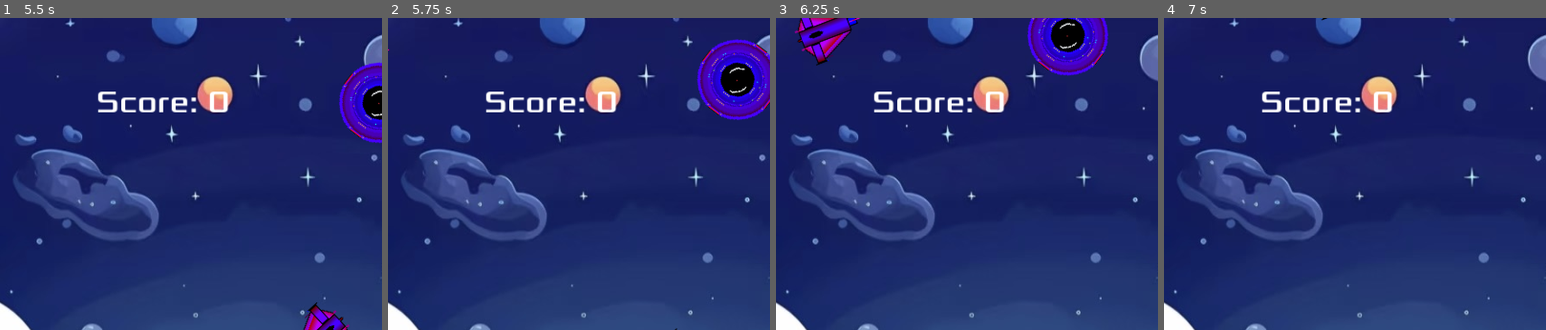
Above: before the commit, frames 1-4 (left to right).
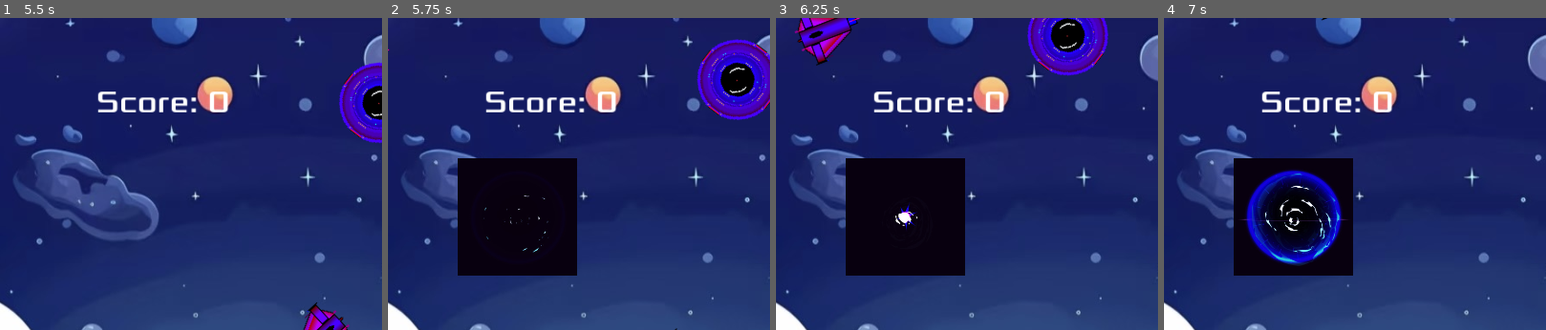
Above: after the commit, the same moments.

Repository: Indronil-Prince/Lightning-Game-Creep
Game: Godot game, scene res://main.tscn
The game is run twice, just before and just after one commit, with the same random seed, the same clock (stepped at 60 frames per second) and the same inputs.
Inputs (mouse positions are % of the whole screen's width and height, from its top left):
- Up to frame 1 (5.5 s): click "Start" at 0.5 s; tap Enter at 1.25 s; move the mouse to (72, 45) at 1.27 s; press the mouse at (72, 45) at 1.28 s; hold D (move_right) 1.28-2.03 s; tap Space at 1.52, 2.27, 3.77, 4.52, 5.27 s; move the mouse to (30, 55) at 2.02 s; release the mouse at (30, 55) at 2.03 s; hold S (move_down) 2.03-2.78 s; click (30, 55) at 2.1 s; move the mouse to (60, 28) at 2.77 s; press the mouse at (60, 28) at 2.78 s; hold D (move_right) 2.78-3.53 s; move the mouse to (45, 70) at 3.52 s; release the mouse at (45, 70) at 3.53 s; hold W (move_up) 3.53-4.28 s; click (45, 70) at 3.6 s; move the mouse to (80, 65) at 4.27 s; press the mouse at (80, 65) at 4.28 s; hold A (move_left) from 4.28 s (still down); move the mouse to (20, 35) at 5.02 s; release the mouse at (20, 35) at 5.03 s; click (20, 35) at 5.1 s
- Up to frame 2 (5.75 s): keep holding A (move_left)
- Up to frame 3 (6.25 s): move the mouse to (55, 50) at 5.77 s; release A (move_left) at 5.78 s; press the mouse at (55, 50) at 5.78 s; hold S (move_down) from 5.78 s (still down)
- Up to frame 4 (7 s): move the mouse to (35, 25) at 6.52 s; release S (move_down) at 6.53 s; release the mouse at (35, 25) at 6.53 s; hold D (move_right) from 6.53 s (still down); click (35, 25) at 6.6 s; tap Space at 6.77 s
The pictures show only the part of the screen within x 44-94%, y 0-50%; the shares and areas given below are measured in that part.

Frame 1 is identical in both runs. In frame 2, 12% of the frame differs, in the area x 18-50%, y 44-83%; in frame 3, 12%; in frame 4, 12%.

Commit message:
Power Up Added

Diff:
--- a/main.gd
+++ b/main.gd
@@ -51,6 +51,8 @@
 	bonus = 0
 	$Player.start($StartPosition.position)
 	$StartTimer.start()
+	$NewLifeTimer.start(5)#$powerup.start_new_life_timer()
+
 	$HUD.update_score(score)
 	$HUD.update_life(life)
 	$HUD.update_bonus(bonus)
@@ -111,3 +113,13 @@
 func _on_StartTimer_timeout():
 	$MobTimer.start()
 	$ScoreTimer.start()
+
+
+
+func _on_new_life_timer_timeout() -> void:
+	print('main: _on_new_life_timer_timeout()')
+	$powerup.show_powerup_life()
+	var offset = 20
+	$powerup.position = Vector2(randi_range(offset, $powerup.screen_size.x-offset), \
+	randi_range(offset, $powerup.screen_size.y-offset))
+	$NewLifeTimer.start(5)
--- a/main.tscn
+++ b/main.tscn
@@ -8,6 +8,7 @@
 [ext_resource type="AudioStream" uid="uid://biyxfeugu523p" path="res://art/Audio/bgm.mp3" id="6_28dak"]
 [ext_resource type="AudioStream" uid="uid://dw26fpygeag8o" path="res://art/gameover.wav" id="6_hp1r0"]
 [ext_resource type="AudioStream" uid="uid://cslhbl8bgs6ba" path="res://art/HitSound.mp3" id="6_r86qf"]
+[ext_resource type="PackedScene" uid="uid://ccmg21ux2f2p6" path="res://powerup.tscn" id="9_sxbnp"]
 
 [sub_resource type="Curve2D" id="1"]
 _data = {
@@ -18,6 +19,7 @@
 [node name="Main" type="Node"]
 script = ExtResource("1_0r6n5")
 mob_scene = ExtResource("2_50pww")
+powerup_scene = ExtResource("9_sxbnp")
 
 [node name="Background" type="TextureRect" parent="."]
 offset_left = -30.0
@@ -64,9 +66,16 @@
 [node name="Mob" parent="." instance=ExtResource("2_50pww")]
 position = Vector2(-47, -1)
 
+[node name="powerup" parent="." instance=ExtResource("9_sxbnp")]
+position = Vector2(536, 230)
+
+[node name="NewLifeTimer" type="Timer" parent="."]
+one_shot = true
+
 [connection signal="hit" from="Player" to="." method="game_over"]
 [connection signal="timeout" from="MobTimer" to="." method="_on_MobTimer_timeout"]
 [connection signal="timeout" from="ScoreTimer" to="." method="_on_ScoreTimer_timeout"]
 [connection signal="timeout" from="StartTimer" to="." method="_on_StartTimer_timeout"]
 [connection signal="start_game" from="HUD" to="." method="new_game"]
 [connection signal="mob_hit" from="Mob" to="." method="_on_mob_hit"]
+[connection signal="timeout" from="NewLifeTimer" to="." method="_on_new_life_timer_timeout"]
--- a/player.gd
+++ b/player.gd
@@ -76,6 +76,12 @@
 	$ShootSound.play()
 
 func _on_body_entered(_body):
+	if _body.name == 'powerup':
+		life += 1
+		_body.hide_n_disable_poewrup_life()
+		return
+
+	print(_body.name)
 	life -= 1
 	if life > 0:
 		modulate = Color.RED
--- /dev/null
+++ b/powerup.gd
@@ -0,0 +1,57 @@
+extends RigidBody2D
+
+var screen_size
+var offset = 20
+var isActive = false
+
+
+func _ready():
+	screen_size = get_viewport_rect().size
+	randomize()
+	#var pos = Vector2(randi_range(offset, screen_size.x-offset), randi_range(offset, screen_size.y-offset))
+	#position = pos
+	hide_n_disable_poewrup_life()
+
+func _llprocess(delta):
+	var velocity = Vector2.ZERO # The player's movement vector.
+	velocity.x += randi_range(-offset, offset)
+	velocity.y += randi_range(-offset, offset)
+	if velocity.length() > 0:
+		velocity = velocity.normalized() * 1000
+	position += velocity * delta
+	position = position.clamp(Vector2.ZERO, screen_size)
+
+
+func show_powerup_life():
+	#if isActive:
+	#	start_new_life_timer()
+	#	return
+	print(name, " old position: ", position)
+	var pos = Vector2(randi_range(offset, screen_size.x-offset), \
+	randi_range(offset, screen_size.y-offset))
+	position = pos #position = pos
+	print("power position random: ", position)
+	show()
+	$CollisionShape2D.disabled = false
+	$Timer.start()
+	isActive = true
+
+func hide_n_disable_poewrup_life():
+	hide() # disappears after being hit.
+	$CollisionShape2D.set_deferred("disabled", true)
+	isActive = false
+	#start_new_life_timer()
+
+func _on_timer_timeout() -> void:
+	hide_n_disable_poewrup_life()
+
+'''
+func _on_body_entered(body: Node2D) -> void:
+	print("Powerup touched by... ", body.name)
+func _on_new_life_timer_timeout() -> void: #add new life
+	show_powerup_life()
+
+func start_new_life_timer(waiting_for_sec = 5):
+	#$NewLifeTimer.start(waiting_for_sec)
+	show_powerup_life()
+'''
--- /dev/null
+++ b/powerup.tscn
@@ -0,0 +1,136 @@
+[gd_scene load_steps=19 format=3 uid="uid://ccmg21ux2f2p6"]
+
+[ext_resource type="Script" path="res://powerup.gd" id="1_4jpof"]
+[ext_resource type="Texture2D" uid="uid://dvtn42cpn35p5" path="res://art/powerup.jpg" id="1_j1evi"]
+
+[sub_resource type="AtlasTexture" id="AtlasTexture_avyry"]
+atlas = ExtResource("1_j1evi")
+region = Rect2(0, 0, 274, 271)
+
+[sub_resource type="AtlasTexture" id="AtlasTexture_b0svy"]
+atlas = ExtResource("1_j1evi")
+region = Rect2(274, 0, 274, 271)
+
+[sub_resource type="AtlasTexture" id="AtlasTexture_fd2e3"]
+atlas = ExtResource("1_j1evi")
+region = Rect2(548, 0, 274, 271)
+
+[sub_resource type="AtlasTexture" id="AtlasTexture_sk03r"]
+atlas = ExtResource("1_j1evi")
+region = Rect2(822, 0, 274, 271)
+
+[sub_resource type="AtlasTexture" id="AtlasTexture_dpw1a"]
+atlas = ExtResource("1_j1evi")
+region = Rect2(1096, 0, 274, 271)
+
+[sub_resource type="AtlasTexture" id="AtlasTexture_hxq47"]
+atlas = ExtResource("1_j1evi")
+region = Rect2(1370, 0, 274, 271)
+
+[sub_resource type="AtlasTexture" id="AtlasTexture_2q50r"]
+atlas = ExtResource("1_j1evi")
+region = Rect2(1644, 0, 274, 271)
+
+[sub_resource type="AtlasTexture" id="AtlasTexture_yter2"]
+atlas = ExtResource("1_j1evi")
+region = Rect2(0, 271, 274, 271)
+
+[sub_resource type="AtlasTexture" id="AtlasTexture_yrxws"]
+atlas = ExtResource("1_j1evi")
+region = Rect2(274, 271, 274, 271)
+
+[sub_resource type="AtlasTexture" id="AtlasTexture_cs5pc"]
+atlas = ExtResource("1_j1evi")
+region = Rect2(548, 271, 274, 271)
+
+[sub_resource type="AtlasTexture" id="AtlasTexture_oww7w"]
+atlas = ExtResource("1_j1evi")
+region = Rect2(822, 271, 274, 271)
+
+[sub_resource type="AtlasTexture" id="AtlasTexture_qmyah"]
+atlas = ExtResource("1_j1evi")
+region = Rect2(1096, 271, 274, 271)
+
+[sub_resource type="AtlasTexture" id="AtlasTexture_jvsms"]
+atlas = ExtResource("1_j1evi")
+region = Rect2(1370, 271, 274, 271)
+
+[sub_resource type="AtlasTexture" id="AtlasTexture_i8ffx"]
+atlas = ExtResource("1_j1evi")
+region = Rect2(1644, 271, 274, 271)
+
+[sub_resource type="SpriteFrames" id="SpriteFrames_24r02"]
+animations = [{
+"frames": [{
+"duration": 1.0,
+"texture": SubResource("AtlasTexture_avyry")
+}, {
+"duration": 1.0,
+"texture": SubResource("AtlasTexture_b0svy")
+}, {
+"duration": 1.0,
+"texture": SubResource("AtlasTexture_fd2e3")
+}, {
+"duration": 1.0,
+"texture": SubResource("AtlasTexture_sk03r")
+}, {
+"duration": 1.0,
+"texture": SubResource("AtlasTexture_dpw1a")
+}, {
+"duration": 1.0,
+"texture": SubResource("AtlasTexture_hxq47")
+}, {
+"duration": 1.0,
+"texture": SubResource("AtlasTexture_2q50r")
+}, {
+"duration": 1.0,
+"texture": SubResource("AtlasTexture_yter2")
+}, {
+"duration": 1.0,
+"texture": SubResource("AtlasTexture_yrxws")
+}, {
+"duration": 1.0,
+"texture": SubResource("AtlasTexture_cs5pc")
+}, {
+"duration": 1.0,
+"texture": SubResource("AtlasTexture_oww7w")
+}, {
+"duration": 1.0,
+"texture": SubResource("AtlasTexture_qmyah")
+}, {
+"duration": 1.0,
+"texture": SubResource("AtlasTexture_jvsms")
+}, {
+"duration": 1.0,
+"texture": SubResource("AtlasTexture_i8ffx")
+}],
+"loop": true,
+"name": &"default",
+"speed": 5.0
+}]
+
+[sub_resource type="CircleShape2D" id="CircleShape2D_wjdsv"]
+radius = 57.2189
+
+[node name="powerup" type="RigidBody2D"]
+position = Vector2(56, 57)
+collision_layer = 2
+gravity_scale = 0.0
+script = ExtResource("1_4jpof")
+metadata/_edit_group_ = true
+
+[node name="AnimatedSprite2D" type="AnimatedSprite2D" parent="."]
+scale = Vector2(0.5, 0.5)
+sprite_frames = SubResource("SpriteFrames_24r02")
+autoplay = "default"
+frame = 11
+frame_progress = 0.354662
+
+[node name="CollisionShape2D" type="CollisionShape2D" parent="."]
+shape = SubResource("CircleShape2D_wjdsv")
+
+[node name="Timer" type="Timer" parent="."]
+wait_time = 3.0
+one_shot = true
+
+[connection signal="timeout" from="Timer" to="." method="_on_timer_timeout"]
Binary file added: art/powerup.jpg
Not shown, added: art/powerup.jpg.import
Not shown: 1 places in main.tscn that only renumber resources
